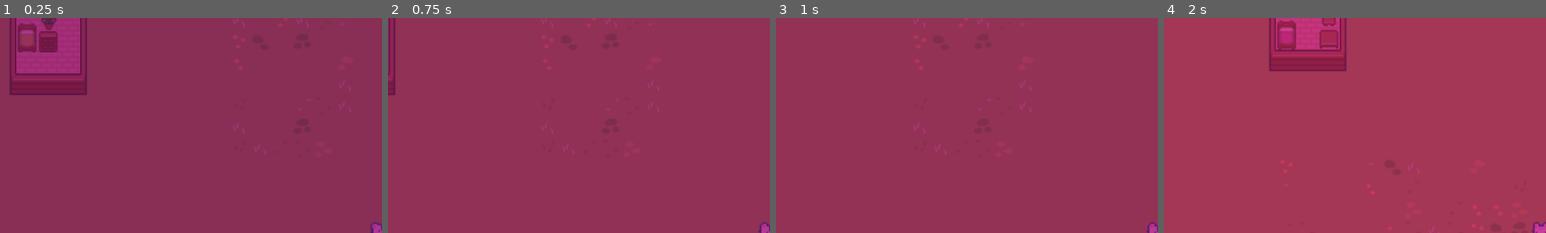
Above: before the commit, frames 1-4 (left to right).
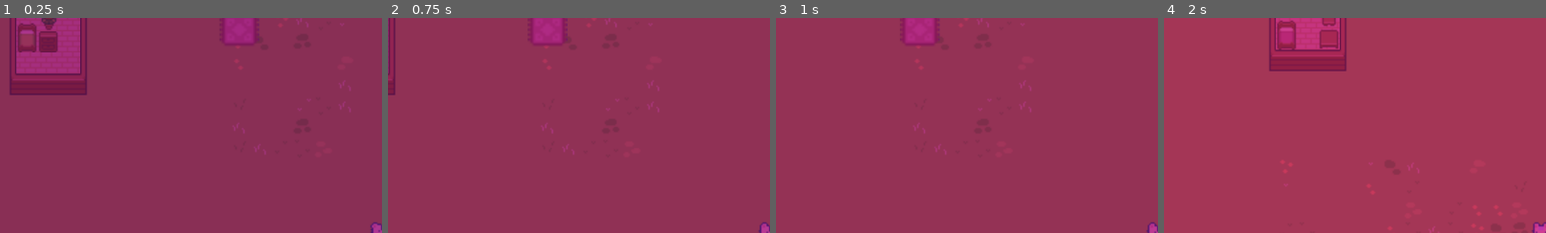
Above: after the commit, the same moments.

Repository: sentinelle28/cowherder
Game: Godot game, scene res://scene/scene_2d/gameplay_scene/gameplay_scene.tscn
The game is run twice, just before and just after one commit, with the same random seed, the same clock (stepped at 60 frames per second) and the same inputs. This scene is started directly instead of the project's main scene.
Inputs:
- Up to frame 1 (0.25 s): no input
- Up to frame 2 (0.75 s): tap Enter at 0.5 s; hold Right (ui_right) from 0.53 s (still down); tap E (next_tool) at 0.6 s
- Up to frame 3 (1 s): keep holding Right (ui_right)
- Up to frame 4 (2 s): tap Space at 1.25 s; release Right (ui_right) at 1.28 s; hold Down (ui_down) from 1.28 s (still down); tap Q (previous_tool) at 1.35 s
The pictures show only the part of the screen within x 1-51%, y 0-50%; the shares and areas given below are measured in that part.

The runs differ from the first frame. In frame 1, 0.8% of the frame differs, in the area x 59-67%, y 0-13%; in frame 2, 0.9%, in the area x 37-47%, y 0-13%; in frame 3, 0.9%; in frame 4, nothing differs.
Error after the commit: Attempt to call function 'get_price' in base 'null instance' on a null instance. (res://component/shoprelated/stall/buying_stall.gd:4)

Commit message:
added stall base
added basic selling
added full buying

Diff:
--- a/autolaud/inspectcows/inspect_cows.gd
+++ b/autolaud/inspectcows/inspect_cows.gd
@@ -14,7 +14,6 @@
 	happinessmeter.value = current_inspected_cow.curent_happiness
 	fulnessmeter.value = current_inspected_cow.current_feedness
 	$Panel/milkmeter.value = current_inspected_cow.get_amount_of_milk()
-	print($Panel/milkmeter.value)
 	$Panel/milkmeter.tint_progress = current_inspected_cow.get_milk_color()
 
 
--- a/autolaud/inventory/inventory.gd
+++ b/autolaud/inventory/inventory.gd
@@ -3,10 +3,12 @@
 class Milk:
 	var number_in_stock:int = 0
 	var color:Color = Color.WHITE
+	var price:int = 0
 
-	func _init(new_color:Color) -> void:
+	func _init(new_color:Color,new_price:int) -> void:
 		color = new_color
 		number_in_stock += 1
+		price = new_price
 
 	func _add_milk()->void:
 		number_in_stock += 1
@@ -20,8 +22,15 @@
 	func get_milk_color()->Color:
 		return color
 
+	func get_price()->int:
+		return price
+
+	func _set_amount(value:int)->void:
+		number_in_stock = value
+
 var MilkName:Array[String] = ["Common"]
-var MilkObject:Array[Milk] = [Milk.new(Color.WHITE)]
+var MilkObject:Array[Milk] = [Milk.new(Color.WHITE,1)]
+var player_money:int = 1000
 
 func get_milk(milkname:String)->Milk:
 	if milkname in MilkName:
@@ -45,7 +54,10 @@
 
 func _create_new_milk(milkname:String,color:Color)->void:
 	MilkName.append(milkname)
-	MilkObject.append(Milk.new(color))
+	var temp_array:PackedStringArray = milkname.split(" ",false)
+	var cost:int = len(temp_array)*(randi_range(2,6)) + randi_range(-3,3)
+
+	MilkObject.append(Milk.new(color,cost))
 
 func get_milk_color(milkname:String)->Color:
 	var milk:Milk = get_milk(milkname)
@@ -55,3 +67,21 @@
 
 func has_milk(milk_name:String)->bool:
 	return milk_name in MilkName
+
+func _sell(milk_name:String)->void:
+	if has_milk(milk_name):
+		if get_amount_of_milk(milk_name) > 0:
+			player_money += get_price(milk_name)
+			_set_amount_of_milk(milk_name,get_amount_of_milk(milk_name)-1)
+
+func _set_amount_of_milk(milk_name:String,number:int)->void:
+	find_correspondant(milk_name)._set_amount(number)
+
+func get_price(milk_name:String)->int:
+	return find_correspondant(milk_name).get_price()
+
+func can_buy(price:int)->bool:
+	return price <= player_money
+
+func _buy(price:int)->void:
+	player_money -= price
--- a/autolaud/tool_inventory/tool_inventory.gd
+++ b/autolaud/tool_inventory/tool_inventory.gd
@@ -24,7 +24,6 @@
 		current_tool = max_tool - 1
 	elif current_tool > max_tool - 1:
 		current_tool = 0
-	print(current_tool)
 	_update_tool_texture()
 
 func get_current_tool()->int:
--- a/autolaud/tool_inventory/tool_inventory.tscn
+++ b/autolaud/tool_inventory/tool_inventory.tscn
@@ -8,10 +8,11 @@
 [ext_resource type="Texture2D" uid="uid://cm6vd8icyojnp" path="res://asset/ui/Menu Buttons/Icons/Exclamation.png" id="4_bfowd"]
 [ext_resource type="Texture2D" uid="uid://cw1x5iubcpqkr" path="res://asset/ui/Menu Buttons/Icons/Star1.png" id="5_fj4ou"]
 [ext_resource type="Texture2D" uid="uid://822eqqyvy4ul" path="res://asset/ui/Menu Buttons/Icons/Email.png" id="6_wx77x"]
+[ext_resource type="Texture2D" uid="uid://w588lu6otyop" path="res://asset/ui/Menu Buttons/Icons/Shopping-cart.png" id="6_y8kyu"]
 
 [node name="Tool_inventory" type="CanvasLayer"]
 script = ExtResource("1_3tht5")
-texture_array = Array[Texture2D]([ExtResource("2_g0bcl"), ExtResource("3_b1esb"), ExtResource("4_bfowd"), ExtResource("5_fj4ou")])
+texture_array = Array[Texture2D]([ExtResource("2_g0bcl"), ExtResource("3_b1esb"), ExtResource("4_bfowd"), ExtResource("5_fj4ou"), ExtResource("6_y8kyu")])
 
 [node name="HBoxContainer" type="Control" parent="."]
 layout_mode = 3
--- a/component/caracter/player/player.gd
+++ b/component/caracter/player/player.gd
@@ -1,11 +1,12 @@
 extends CharacterBody2D
 
 class_name Player
+signal interact_with_shop
 @export var speed:int = 200
 @export var cow_manager:CowManager
 @export var last_cow:Cow
 
-var tool_list:Array[Callable] = [_show_handbook,_call_cow,_inspect_cow,_feed_cow]
+var tool_list:Array[Callable] = [_show_handbook,_call_cow,_inspect_cow,_feed_cow,_interact_with_shop]
 
 func _ready() -> void:
 	Daycycle._start()
@@ -71,5 +72,8 @@
 	object.reparent($hands)
 	object.position = Vector2(0,0)
 
-func can_carry(object:Food)->bool:
+func can_carry()->bool:
 	return $hands.get_child_count() == 0
+
+func _interact_with_shop()->void:
+	emit_signal("interact_with_shop")
--- a/component/shoprelated/prefab_for_objet/food_template.gd
+++ b/component/shoprelated/prefab_for_objet/food_template.gd
@@ -3,9 +3,13 @@
 class_name Food
 @export var food_name:String = "carrot"
 @export var color:Color
+@export var price:int = 10
 
 func get_color()->Color:
 	return color
 
 func get_food_name()->String:
 	return food_name
+
+func get_price()->int:
+	return price
--- /dev/null
+++ b/component/shoprelated/stall/buying_stall.gd
@@ -0,0 +1,14 @@
+extends StallBase
+
+func _ready() -> void:
+	$Label.text = str($stock.get_child(0).get_price())
+
+func _interaction_with_player()->void:
+	if player != null and has_stock():
+		if Inventory.can_buy($stock.get_child(0).get_price()) and player.can_carry():
+			Inventory._buy($stock.get_child(0).get_price())
+			player._add_carriable_object($stock.get_child(0))
+
+
+func has_stock()->bool:
+	return $stock.get_child_count() > 0
--- /dev/null
+++ b/component/shoprelated/stall/buying_stall.tscn
@@ -0,0 +1,10 @@
+[gd_scene load_steps=3 format=3 uid="uid://bx73ctemcsgl3"]
+
+[ext_resource type="PackedScene" uid="uid://dvwxlhvpfwvop" path="res://component/shoprelated/stall/stall.tscn" id="1_uxq7c"]
+[ext_resource type="Script" path="res://component/shoprelated/stall/buying_stall.gd" id="2_xwoey"]
+
+[node name="buying_stall" instance=ExtResource("1_uxq7c")]
+script = ExtResource("2_xwoey")
+
+[node name="stock" parent="." index="1"]
+z_index = 1
--- /dev/null
+++ b/component/shoprelated/stall/selling_stall.gd
@@ -0,0 +1,5 @@
+extends StallBase
+
+
+func _interaction_with_player()->void:
+	pass
--- /dev/null
+++ b/component/shoprelated/stall/selling_stall.tscn
@@ -0,0 +1,15 @@
+[gd_scene load_steps=3 format=3 uid="uid://c3skeg7a71xas"]
+
+[ext_resource type="PackedScene" uid="uid://dvwxlhvpfwvop" path="res://component/shoprelated/stall/stall.tscn" id="1_cvo1k"]
+[ext_resource type="Script" path="res://component/shoprelated/stall/selling_stall.gd" id="2_ekypb"]
+
+[node name="selling_stall" instance=ExtResource("1_cvo1k")]
+script = ExtResource("2_ekypb")
+
+[node name="Sprite2D" parent="." index="2"]
+frame = 56
+
+[node name="Label" parent="." index="3"]
+offset_left = -48.0
+offset_right = 59.0
+text = "Press R to sell"
--- /dev/null
+++ b/component/shoprelated/stall/stall.gd
@@ -0,0 +1,21 @@
+extends Node2D
+
+class_name StallBase
+
+var player:Player
+
+
+
+func _on_detection_area_body_entered(body: Node2D) -> void:
+	if body is Player:
+		player = body
+		if not player.is_connected("interact_with_shop",_interaction_with_player):
+			player.connect("interact_with_shop",_interaction_with_player)
+
+
+func _on_detection_area_body_exited(body: Node2D) -> void:
+	if body is Player:
+		player = null
+
+func _interaction_with_player()->void:
+	pass
--- /dev/null
+++ b/component/shoprelated/stall/stall.tscn
@@ -0,0 +1,35 @@
+[gd_scene load_steps=4 format=3 uid="uid://dvwxlhvpfwvop"]
+
+[ext_resource type="Script" path="res://component/shoprelated/stall/stall.gd" id="1_j5eyn"]
+[ext_resource type="Texture2D" uid="uid://dl8qf7lpm8luj" path="res://asset/Sprout Lands - Sprites - Basic pack/Sprout Lands - Sprites - Basic pack/Objects/Basic_Furniture.png" id="1_ths8e"]
+
+[sub_resource type="RectangleShape2D" id="RectangleShape2D_a2l6d"]
+size = Vector2(48, 35)
+
+[node name="stall" type="Node2D"]
+script = ExtResource("1_j5eyn")
+
+[node name="detection_area" type="Area2D" parent="."]
+
+[node name="CollisionShape2D" type="CollisionShape2D" parent="detection_area"]
+position = Vector2(0, -6.5)
+shape = SubResource("RectangleShape2D_a2l6d")
+
+[node name="stock" type="Node2D" parent="."]
+
+[node name="Sprite2D" type="Sprite2D" parent="."]
+scale = Vector2(1.84615, 1.84615)
+texture = ExtResource("1_ths8e")
+hframes = 9
+vframes = 7
+frame = 55
+
+[node name="Label" type="Label" parent="."]
+offset_left = -24.0
+offset_top = -64.0
+offset_right = 24.0
+offset_bottom = -36.0
+horizontal_alignment = 1
+
+[connection signal="body_entered" from="detection_area" to="." method="_on_detection_area_body_entered"]
+[connection signal="body_exited" from="detection_area" to="." method="_on_detection_area_body_exited"]
--- a/scene/scene_2d/gameplay_scene/gameplay_scene.tscn
+++ b/scene/scene_2d/gameplay_scene/gameplay_scene.tscn
@@ -9,6 +9,7 @@
 [ext_resource type="PackedScene" uid="uid://cltooyrfuxtej" path="res://component/map_related/house_wall.tscn" id="5_idij4"]
 [ext_resource type="PackedScene" uid="uid://dne0s8br054iq" path="res://component/cow_related/waypoint.tscn" id="5_vb5oo"]
 [ext_resource type="PackedScene" uid="uid://b06rnwgr66210" path="res://component/map_related/plant_layer.tscn" id="7_pytx7"]
+[ext_resource type="PackedScene" uid="uid://bx73ctemcsgl3" path="res://component/shoprelated/stall/buying_stall.tscn" id="10_rxlod"]
 
 [node name="gameplay_scene" type="Node2D"]
 
@@ -42,3 +43,6 @@
 [node name="waypoint" parent="." node_paths=PackedStringArray("player") instance=ExtResource("5_vb5oo")]
 position = Vector2(32, 384)
 player = NodePath("../player")
+
+[node name="buying_stall" parent="." instance=ExtResource("10_rxlod")]
+position = Vector2(488, 400)
Not shown: 1 places in autolaud/tool_inventory/tool_inventory.tscn that only renumber resources
Not shown: 1 places in scene/scene_2d/gameplay_scene/gameplay_scene.tscn that only renumber resources
